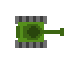
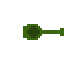
Comparing the layer stacks of the two w=64, h=64 images. Changes:
hid group "Group 1" (4 layers) over [15, 16, 47, 48]
